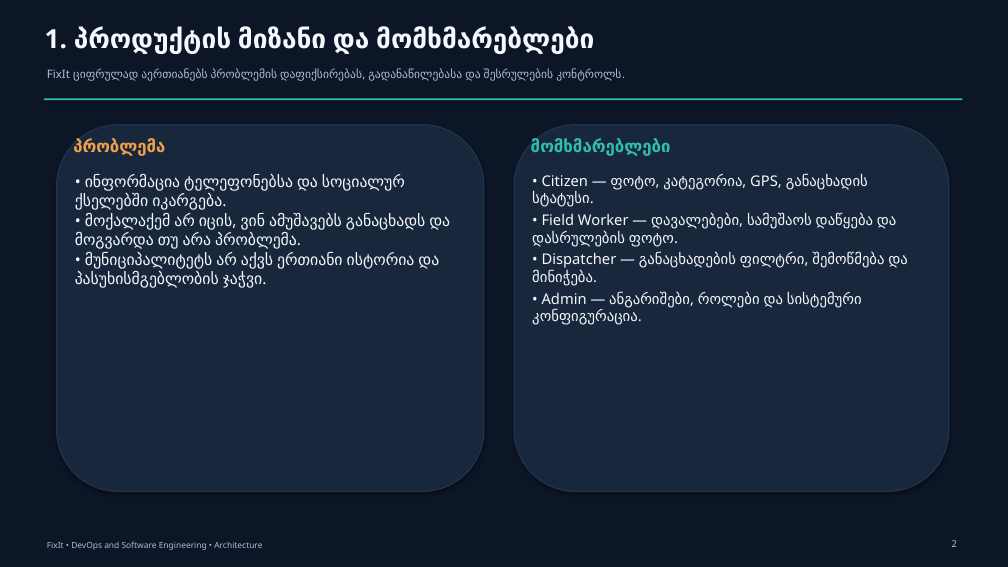
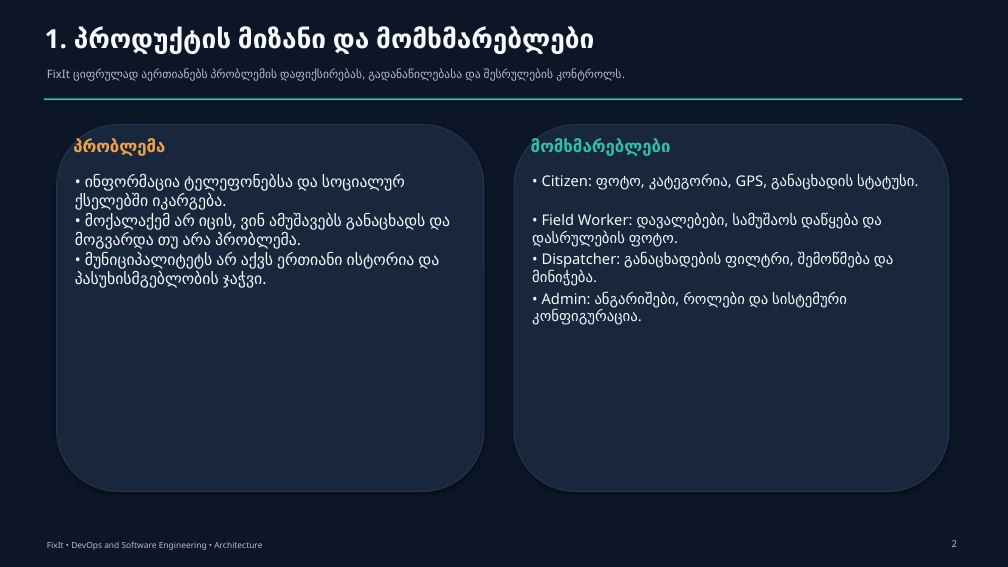
Before and after one commit to gigigiorgadze10/fixit, a slide deck: slide 2 of docs/FixIt-Architecture.pptx. Drawn at 1008x567 pixels with LibreOffice and Linux fonts; fonts in the diff are those of the drawing. Boxes give left, top, right and bottom in pixels: in the first picture for what was removed or moved away, otherwise in the second. Text is boxed around its words. In the diff, an @@ line names an element or a change of style, - is before the commit and + after.

```diff
--- a/docs/FixIt-Architecture.pptx
+++ b/docs/FixIt-Architecture.pptx
@@ text at (542,174,914,190): text changed @@
-• Citizen — ფოტო, კატეგორია, GPS, განაცხადის სტატუსი.
+• Citizen: ფოტო, კატეგორია, GPS, განაცხადის სტატუსი.
@@ text at (532,213,882,247): text changed @@
-• Field Worker — დავალებები, სამუშაოს დაწყება და დასრულების ფოტო.
+• Field Worker: დავალებები, სამუშაოს დაწყება და დასრულების ფოტო.
@@ text at (532,252,894,286): text changed @@
-• Dispatcher — განაცხადების ფილტრი, შემოწმება და მინიჭება.
+• Dispatcher: განაცხადების ფილტრი, შემოწმება და მინიჭება.
@@ text at (532,292,847,325): text changed @@
-• Admin — ანგარიშები, როლები და სისტემური კონფიგურაცია.
+• Admin: ანგარიშები, როლები და სისტემური კონფიგურაცია.
```
Also in this commit, not shown: 3 other slides changed, 4 slides added, 6 slides removed.
